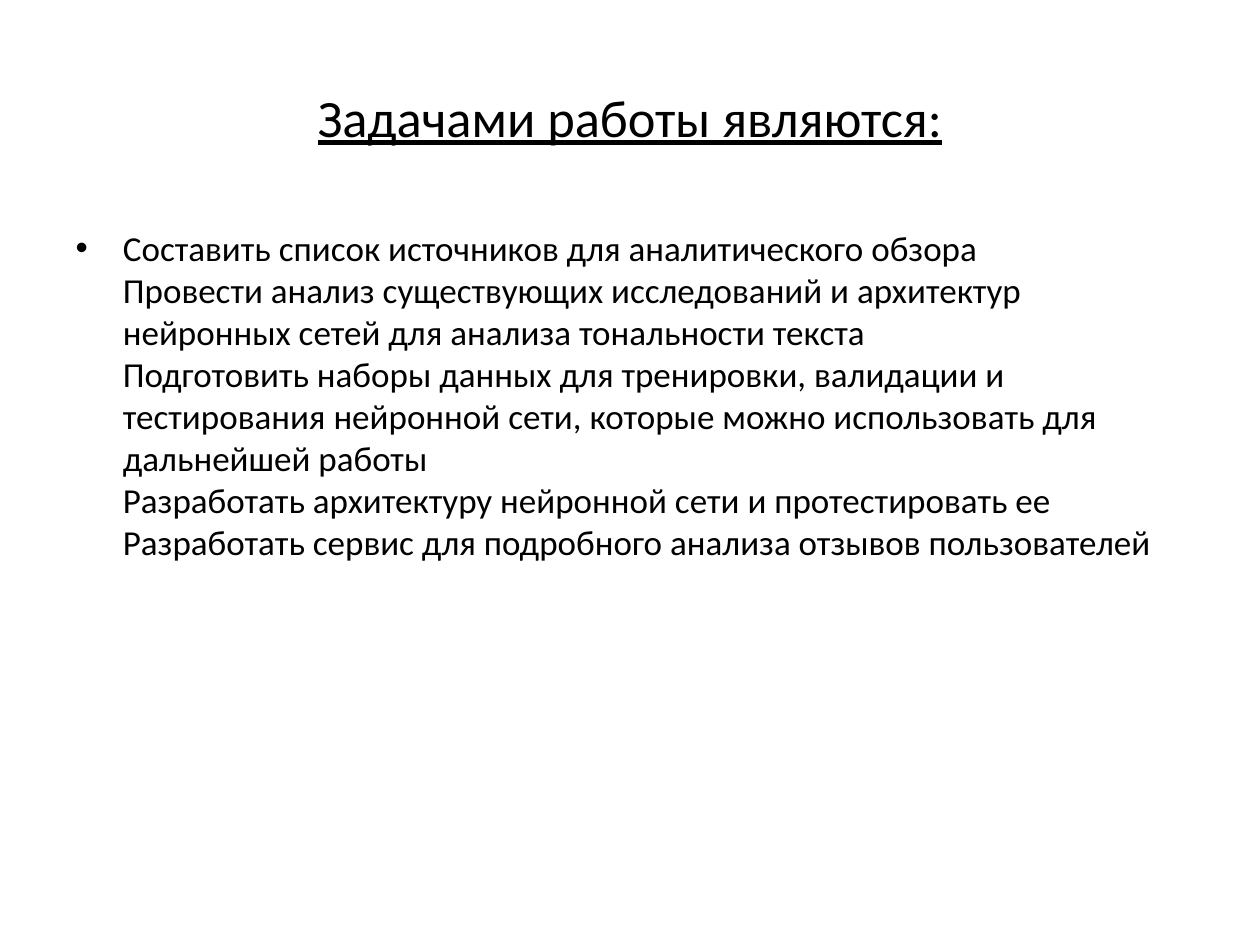
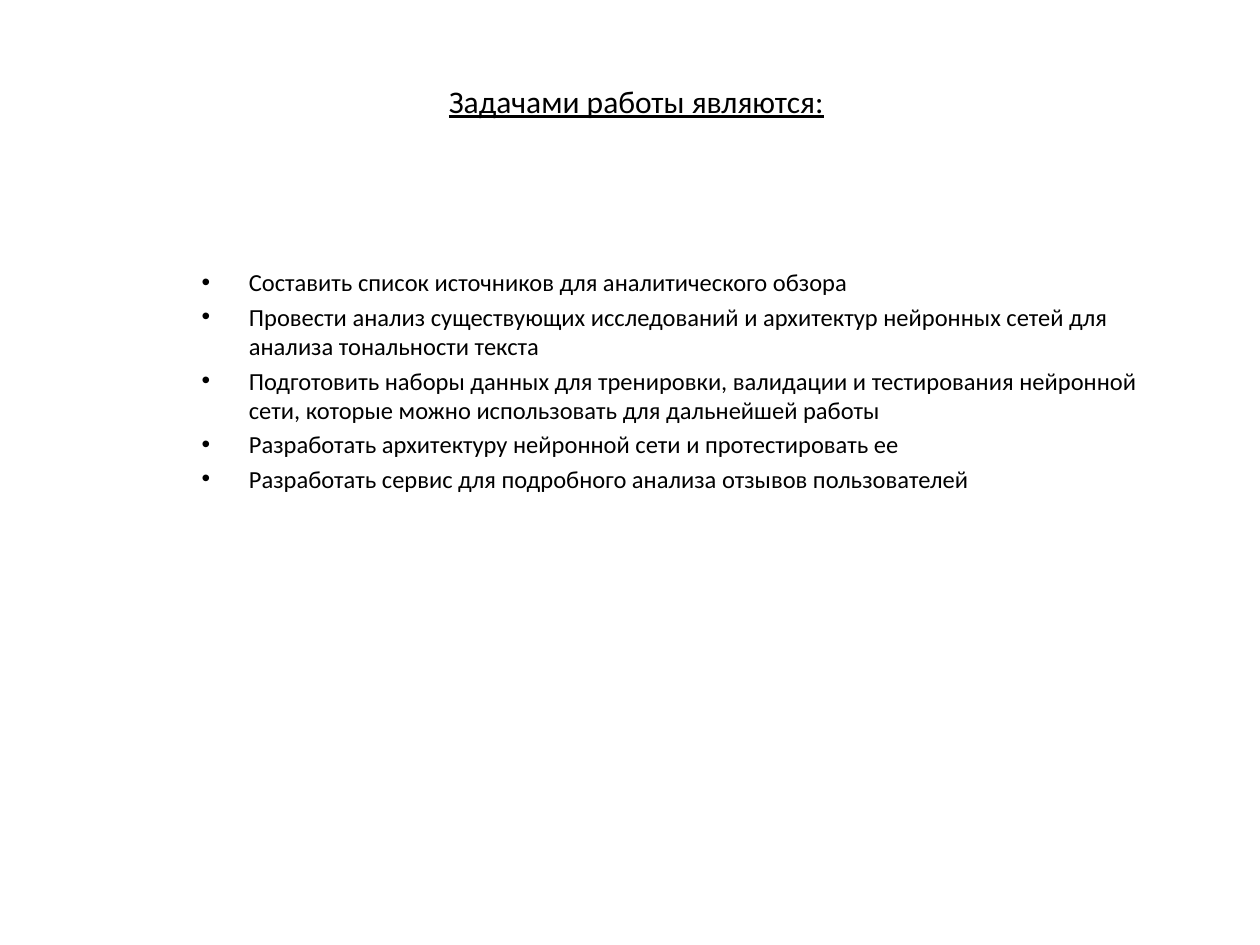
Before and after one commit to compfee/Easyntation, a slide deck: slide 3 of src/Example PPT.pptx. Drawn at 1260x945 pixels with LibreOffice and Linux fonts; fonts in the diff are those of the drawing. Boxes give left, top, right and bottom in pixels: in the first picture for what was removed or moved away, otherwise in the second. Text is boxed around its words. In the diff, an @@ line names an element or a change of style, - is before the commit and + after.

Commit message:
presentation layout corrected

```diff
--- a/src/Example PPT.pptx
+++ b/src/Example PPT.pptx
@@ title "Задачами работы являются:": place and size @@
-title "Задачами работы являются:" at (318, 101, 942, 146)
+title "Задачами работы являются:" at (449, 91, 824, 119)
@@ title "Задачами работы являются:" at (449, 91, 824, 119): size 30 to 18 pt @@
@@ text at (249, 274, 1136, 492): text changed; size 20 to 14 pt @@
-• Составить список источников для аналитического обзора
-  Провести анализ существующих исследований и архитектур нейронных сетей для анализа тональности текста
-  Подготовить наборы данных для тренировки, валидации и тестирования нейронной сети, которые можно использовать для дальнейшей работы
-  Разработать архитектуру нейронной сети и протестировать ее
-  Разработать сервис для подробного анализа отзывов пользователей
+• Составить список источников для аналитического обзора
+• Провести анализ существующих исследований и архитектур нейронных сетей для анализа тональности текста
+• Подготовить наборы данных для тренировки, валидации и тестирования нейронной сети, которые можно использовать для дальнейшей работы
+• Разработать архитектуру нейронной сети и протестировать ее
+• Разработать сервис для подробного анализа отзывов пользователей
```
Also in this commit, not shown: 2 other slides changed, 4 other files.
